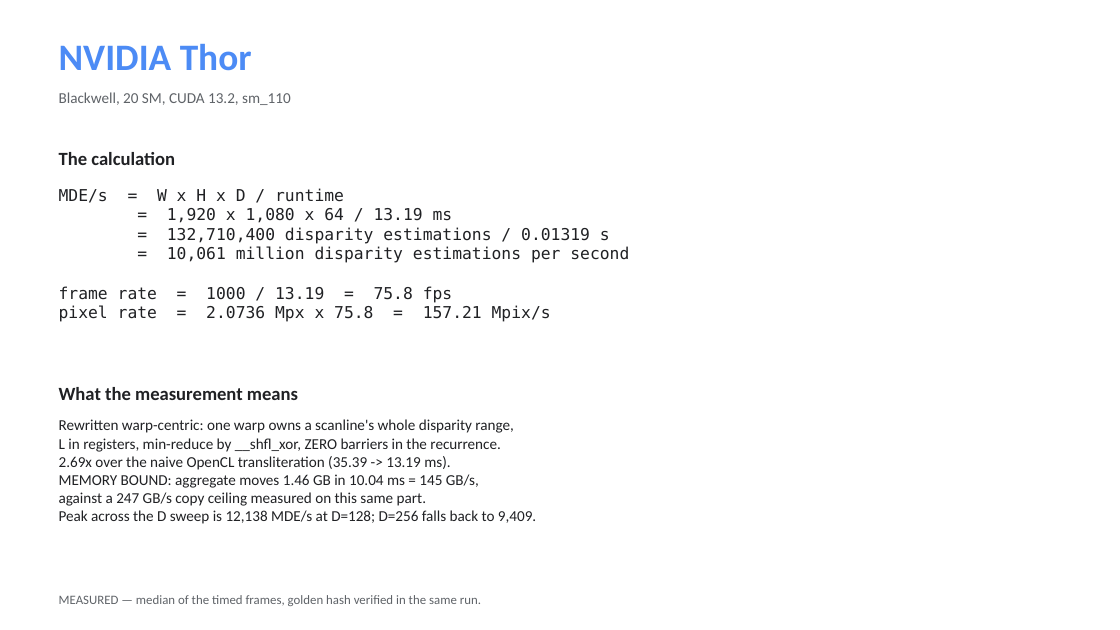
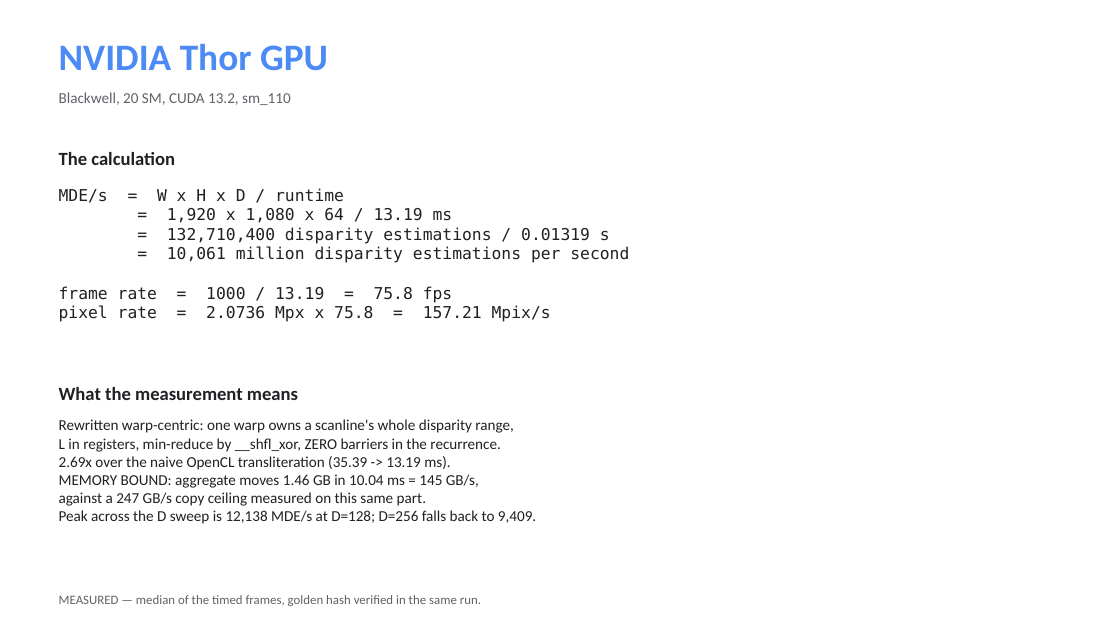
Before and after one commit to kylefoxaustin/sgm-bench, a slide deck: slide 2 of docs/sgm-results.pptx. Drawn at 1120x630 pixels with LibreOffice and Linux fonts; fonts in the diff are those of the drawing. Boxes give left, top, right and bottom in pixels: in the first picture for what was removed or moved away, otherwise in the second. Text is boxed around its words. In the diff, an @@ line names an element or a change of style, - is before the commit and + after.

Commit message:
docs: measure the dedicated stereo hardware on both Jetsons -- it wins on Thor, loses on Orin
Both Jetsons carry an OFA (Optical Flow Accelerator) whose VPI header
documents a "semi-global matching (SGM) computation" with optional diagonal
paths -- a fixed-function stereo engine, exposed as VPI_BACKEND_OFA, and
accepting maxDisparity of 128 or 256 only. Measured against our own kernel at
matched resolution and disparity range:

    Thor      ours 21.86 ms / 12,142 MDE/s    OFA  9.35 ms / 28,402   HW +2.34x
    Orin AGX  ours 33.16 ms /  8,005 MDE/s    OFA 72.64 ms /  3,654   SW +2.19x

⭐ The dedicated engine wins on one part and loses on the other. Thor's OFA is
7.8x Orin's at identical settings, a far larger generational jump than the
1.5x between the two GPUs. Whether fixed-function hardware beats a tuned
kernel turns out to be a property of the generation, not of the idea.

⚠️ These rows are NOT bit-exact to our golden and are not gated by it. VPI's
SGM is a different implementation with its own census, penalties and
confidence output, so this is a throughput comparison at matched resolution
and D -- kept in its own figure for exactly that reason.

⚠️ And the same convention trap that made a vendor's quoted figure unusable
earlier in this project turned up again in different silicon: OFA defaults to
downscaleFactor=2, emitting a 960x540 map from 1080p input in 4.14 ms on
Thor. Quoting that as a 1080p result would overstate it by 2.3x. Every number
here is downscaleFactor=1.

Two measurement bugs were caught and fixed en route, both by output that
disagreed with itself rather than by inspection: a regex mangled the env
override so four "different configurations" were one binary measured four
times (5.48-5.91 ms is noise, not a sweep); and an Orin build silently used a
stale sgm_params.h, which the golden gate caught as D=64/GOLDEN FAIL against
a D=128 golden instead of reporting a mislabelled number.

Relabels the GPU rows as "Thor GPU" / "Orin AGX GPU" / "RTX 5090 GPU" to
distinguish the GPU from the SoC now that a second engine on the same SoC is
in the table.

```diff
--- a/docs/sgm-results.pptx
+++ b/docs/sgm-results.pptx
@@ text at (59,44,328,71): text changed @@
-NVIDIA Thor
+NVIDIA Thor GPU
```
Also in this commit, not shown: 3 other slides changed, 2 slides added, 6 other files.
